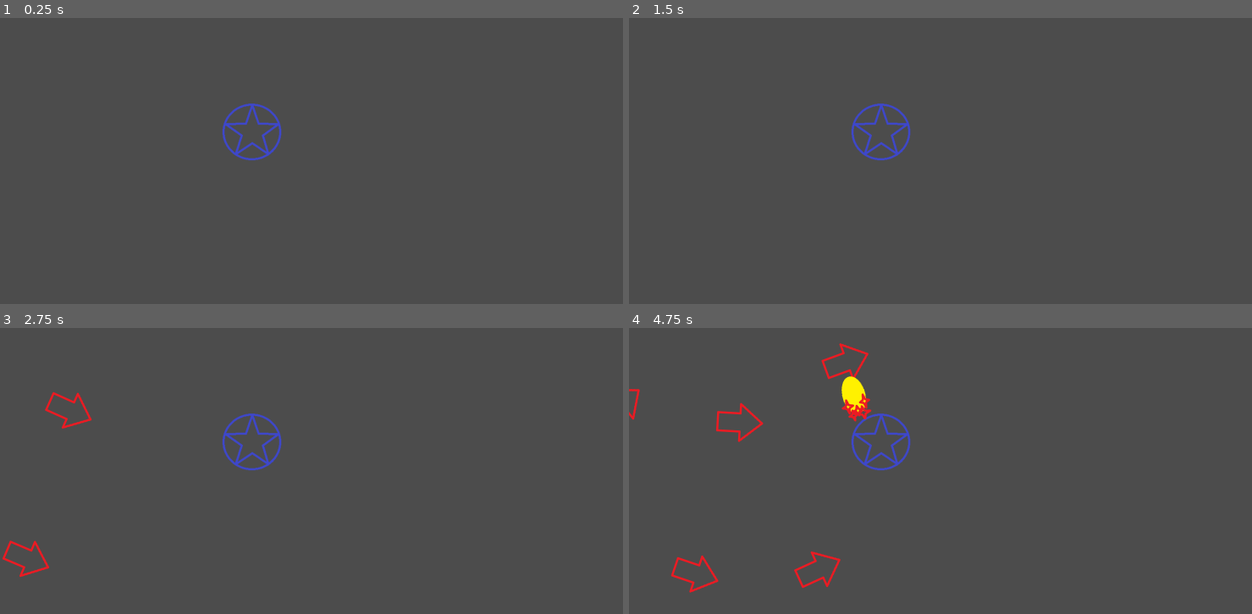
Above: before the commit, frames 1-4 (two rows, left to right).
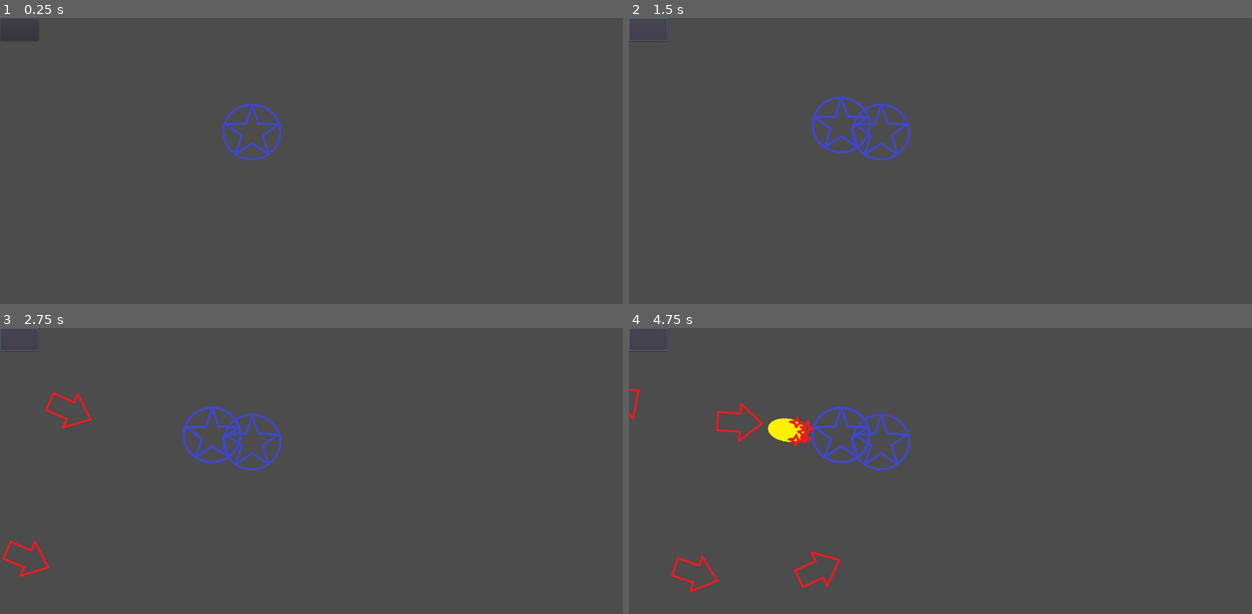
Above: after the commit, the same moments.

Repository: Bronsky91/WS2-Godot
Game: Godot game, scene res://scenes/Game.tscn
Two runs of this game, one before a commit and one after it. Both use one fixed random seed, a clock stepped at 60 frames per second and the inputs below.
Inputs (mouse positions are in pixels of both pictures, inside the frame that each line leads up to):
- Up to frame 1 (0.25 s): no input
- Up to frame 2 (1.5 s): click (647, 29) at 0.52 s; click (647, 29) at 1.27 s
- Up to frame 3 (2.75 s): click (18, 339) at 2.02 s
- Up to frame 4 (4.75 s): no input

The runs differ from the first frame. In frame 2, 0.6% of the frame differs, in the area x 0-39%, y 0-48%; in frame 3, 0.6%; in frame 4, 1.8%.

Commit message:
New Rune scene which includes a button to create a rune
Missing conditionals and position placement of rune

Diff:
--- a/RuneOption.tscn
+++ /dev/null
@@ -1,28 +0,0 @@
-[gd_scene format=2]
-
-[node name="OptionButton" type="OptionButton" index="0"]
-
-anchor_left = 0.0
-anchor_top = 0.0
-anchor_right = 0.0
-anchor_bottom = 0.0
-margin_right = 194.0
-margin_bottom = 53.0
-rect_pivot_offset = Vector2( 0, 0 )
-rect_clip_content = false
-focus_mode = 2
-mouse_filter = 0
-mouse_default_cursor_shape = 0
-size_flags_horizontal = 1
-size_flags_vertical = 1
-toggle_mode = false
-action_mode = 0
-enabled_focus_mode = 2
-shortcut = null
-group = null
-text = "Spell Rune Selection"
-flat = false
-align = 0
-items = [  ]
-selected = -1
-_sections_unfolded = [ "Theme" ]
--- a/scenes/Game.tscn
+++ b/scenes/Game.tscn
@@ -1,8 +1,9 @@
-[gd_scene load_steps=6 format=2]
+[gd_scene load_steps=7 format=2]
 
 [ext_resource path="res://scripts/Game.gd" type="Script" id=1]
 [ext_resource path="res://scenes/P-Enemy.tscn" type="PackedScene" id=2]
 [ext_resource path="res://scenes/Rune.tscn" type="PackedScene" id=3]
+[ext_resource path="res://scenes/RuneButton.tscn" type="PackedScene" id=4]
 
 [sub_resource type="Curve2D" id=1]
 
@@ -18,7 +19,7 @@
 "points": PoolVector2Array( 0, 0, 0, 0, -141.443, 409.239, -250.421, -82.697, 100.168, 37.2719, 171.989, 583.671, 0, 0, …(194 unchanged characters)…
 }
 
-[node name="Game" type="Node"]
+[node name="Game" type="Node" index="0"]
 
 script = ExtResource( 1 )
 number_of_waves = 4
@@ -48,4 +49,6 @@
 one_shot = false
 autostart = true
 
+[node name="New Rune" parent="." index="4" instance=ExtResource( 4 )]
+
 [connection signal="timeout" from="Timer" to="." method="_on_Timer_timeout"]
--- a/scenes/P-Enemy.tscn
+++ b/scenes/P-Enemy.tscn
@@ -9,7 +9,7 @@
 radius = 10.0
 height = 20.0
 
-[node name="P-Enemy" type="RigidBody2D"]
+[node name="P-Enemy" type="RigidBody2D" index="0"]
 
 input_pickable = false
 collision_layer = 1
--- /dev/null
+++ b/scenes/RuneButton.tscn
@@ -0,0 +1,32 @@
+[gd_scene load_steps=3 format=2]
+
+[ext_resource path="res://scripts/RuneButton.gd" type="Script" id=1]
+[ext_resource path="res://scenes/Rune.tscn" type="PackedScene" id=2]
+
+[node name="New Rune" type="Node2D"]
+
+[node name="RuneButton" type="Button" parent="." index="0"]
+
+anchor_left = 0.0
+anchor_top = 0.0
+anchor_right = 0.0
+anchor_bottom = 0.0
+margin_right = 91.0
+margin_bottom = 54.0
+rect_pivot_offset = Vector2( 0, 0 )
+rect_clip_content = false
+focus_mode = 2
+mouse_filter = 0
+mouse_default_cursor_shape = 0
+size_flags_horizontal = 1
+size_flags_vertical = 1
+toggle_mode = false
+enabled_focus_mode = 2
+shortcut = null
+group = null
+flat = false
+align = 1
+script = ExtResource( 1 )
+rune = ExtResource( 2 )
+
+[connection signal="pressed" from="RuneButton" to="RuneButton" method="_on_RuneButton_pressed"]
--- a/scripts/Rune.gd
+++ b/scripts/Rune.gd
@@ -6,6 +6,7 @@
 var time = 0.0
 var fire_delta = 1.0/2.0
 var fire_next = 0.0
+
 
 func _ready():
 	#connect("area_entered", self, "_on_area_entered")
--- /dev/null
+++ b/scripts/RuneButton.gd
@@ -0,0 +1,16 @@
+extends Button
+
+export(PackedScene) var rune
+
+var rune_type # How to know what rune this button places
+var rune_count # Holds total runes on map, use to limit runes in general
+var mana # References current mana
+
+func _ready():
+	pass
+
+
+func _on_RuneButton_pressed():
+	# TODO: Create conditions with declared variables above
+	var new_rune = rune.instance()
+	get_tree().get_root().add_child(new_rune)
--- /dev/null
+++ b/scripts/RuneOption.gd
@@ -0,0 +1,3 @@
+extends PopupMenu
+
+export (PackedScene) var rune
